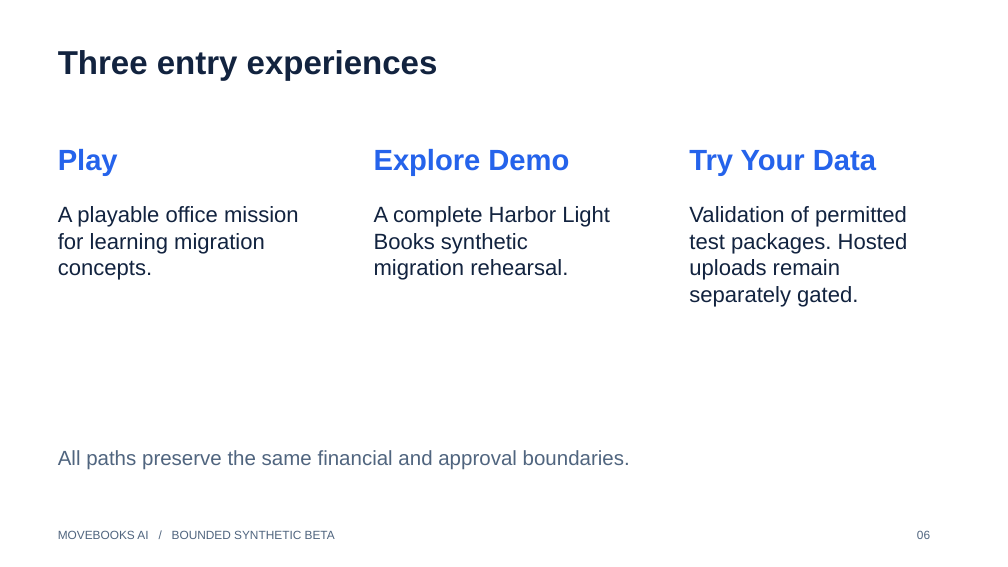
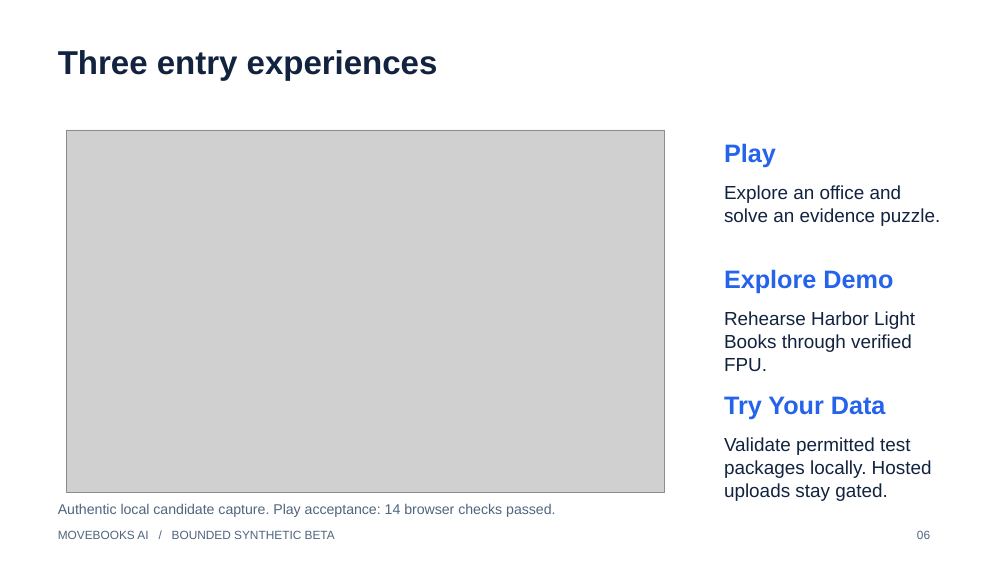
Before and after one commit to JEMathew/movers-and-ledgers, a slide deck: slide 6 of docs/submission/assets/movebooks-submission-draft.pptx. Drawn at 1008x567 pixels with LibreOffice and Linux fonts; fonts in the diff are those of the drawing; grey boxes stand for pictures. Boxes give left, top, right and bottom in pixels: in the first picture for what was removed or moved away, otherwise in the second. Text is boxed around its words. In the diff, an @@ line names an element or a change of style, - is before the commit and + after.

Commit message:
docs: refresh draft deck with accepted Play and BFSI evidence

```diff
--- a/docs/submission/assets/movebooks-submission-draft.pptx
+++ b/docs/submission/assets/movebooks-submission-draft.pptx
@@ picture added at [66,130,665,492] @@
@@ text "Play": place and size @@
-text "Play" at [58,149,118,176]
+text "Play" at [724,143,776,168]
@@ text removed at [58,206,299,280] @@
-A playable office mission for learning migration concepts.
@@ text removed at [374,206,610,280] @@
-A complete Harbor Light Books synthetic migration rehearsal.
@@ text added at [724,185,940,226], 18 pt, text #12233F @@
+Explore an office and solve an evidence puzzle.
@@ text "Explore Demo": place and size @@
-text "Explore Demo" at [374,149,569,176]
+text "Explore Demo" at [724,269,893,294]
@@ text added at [724,311,915,371], 18 pt, text #12233F @@
+Rehearse Harbor Light Books through verified FPU.
@@ size 27.8 to 24 pt in 3 elements at [724,143,776,168], [724,269,893,294], [724,396,886,420] @@
@@ text "Try Your Data": place and size @@
-text "Try Your Data" at [689,150,876,176]
+text "Try Your Data" at [724,396,886,420]
@@ text at [724,437,932,501]: text changed; size 21 to 18 pt @@
-Validation of permitted test packages. Hosted uploads remain separately gated.
+Validate permitted test packages locally. Hosted uploads stay gated.
@@ text removed at [58,450,630,470] @@
-All paths preserve the same financial and approval boundaries.
@@ text added at [58,503,555,517], 13.5 pt, text #50657F @@
+Authentic local candidate capture. Play acceptance: 14 browser checks passed.
```
Also in this commit, not shown: 3 other slides changed, 8 other files.
